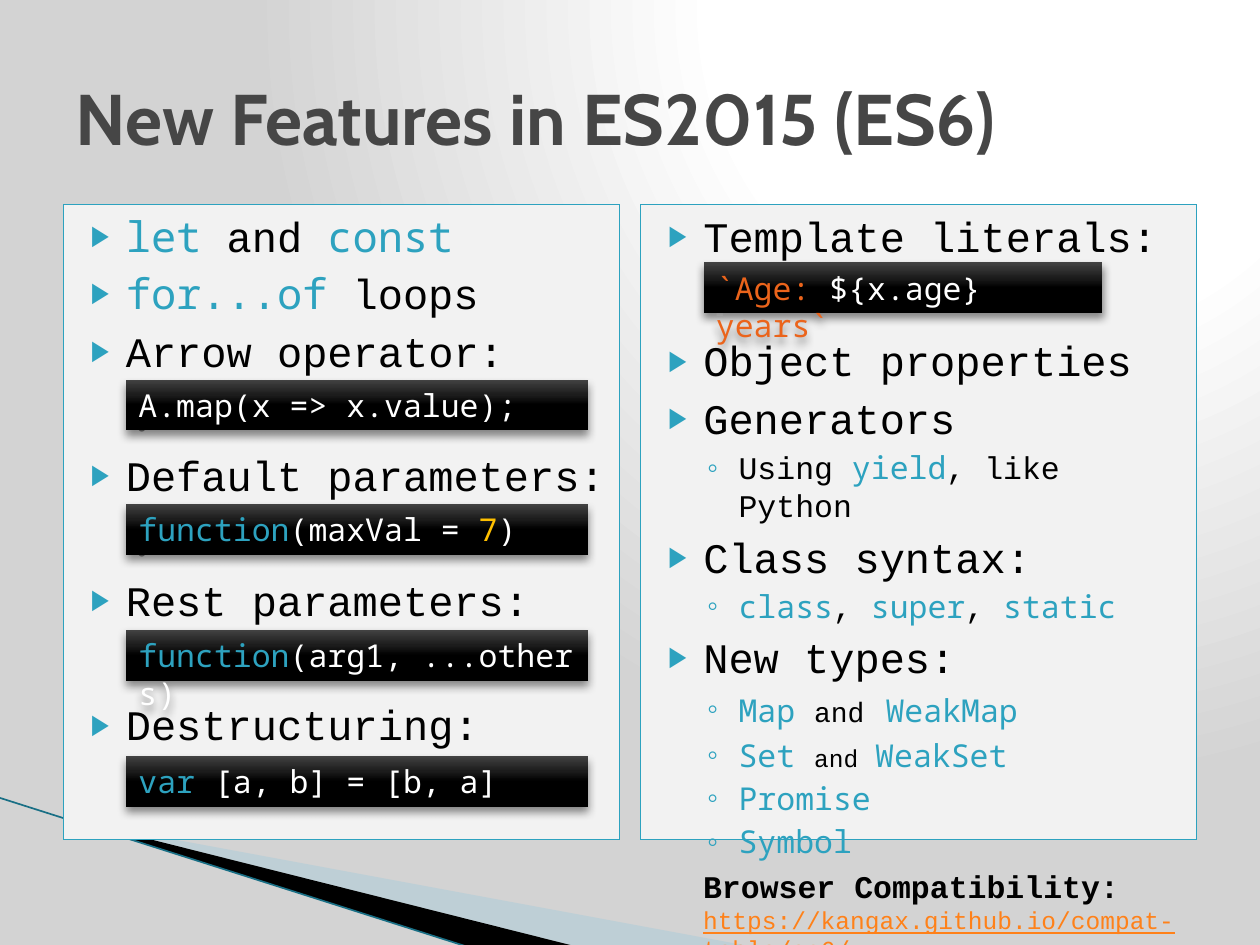
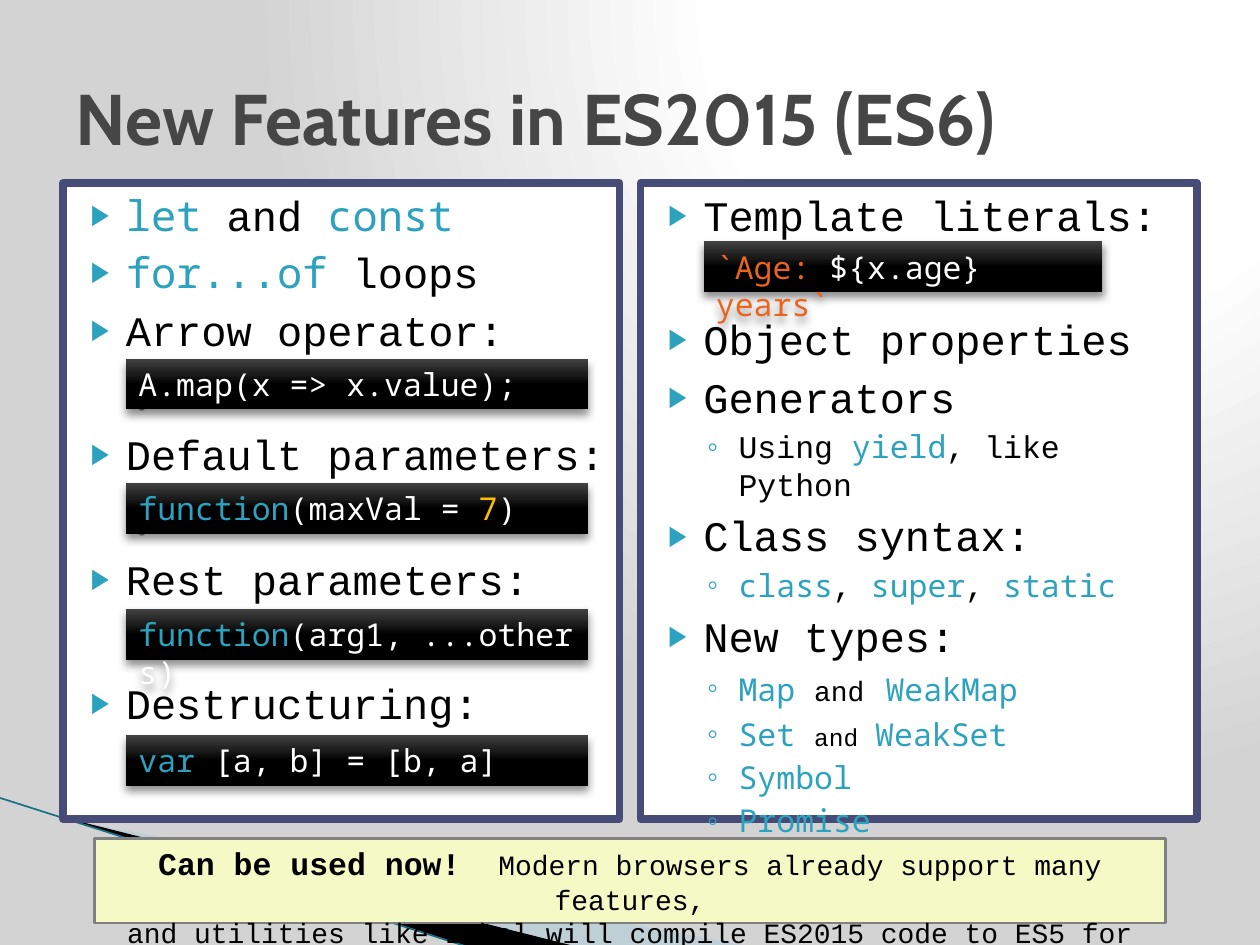
Before and after one commit to j-steve/temp, a slide deck: slide 10 of JavaScript JQuery training.pptx (slide 9 before the commit). Drawn at 1260x945 pixels with LibreOffice and Linux fonts; fonts in the diff are those of the drawing; background and template pictures are left out. Boxes give left, top, right and bottom in pixels: in the first picture for what was removed or moved away, otherwise in the second. Text is boxed around its words. In the diff, an @@ line names an element or a change of style, - is before the commit and + after.

```diff
--- a/JavaScript JQuery training.pptx
+++ b/JavaScript JQuery training.pptx
@@ text "let and const" at (63,183,620,819): fill #F2F2F2 to #FFFFFF; outline #2DA2BF 0.75 pt to #474B78 4.33 pt @@
@@ 5 rectangles, 2 texts: place and size @@
-5 rectangles, 2 texts at (63,204,1197,840)
+5 rectangles, 2 texts at (63,183,1197,819)
@@ text "Template literals: ." at (640,183,1197,819): fill #F2F2F2 to #FFFFFF; outline #2DA2BF 0.75 pt to #474B78 4.33 pt @@
@@ text at (739,765,852,797): paragraph added @@
+  ◦ Symbol
@@ rectangle added at (94,838,1166,922), fill #F4F9C5, outline #808080 1.5 pt, 16 pt, text #000000 @@
+Can be used now! Modern browsers already support many features,
+and utilities like Babel will compile ES2015 code to ES5 for older browsers.
@@ text at (739,829,852,861): paragraph removed @@
-  ◦ Symbol
@@ text removed at (703,875,1174,934) @@
-Browser Compatibility:
-https://kangax.github.io/compat-table/es6/
```
Also in this commit, not shown: 13 other slides changed, 2 slides added, 1 slide removed.
